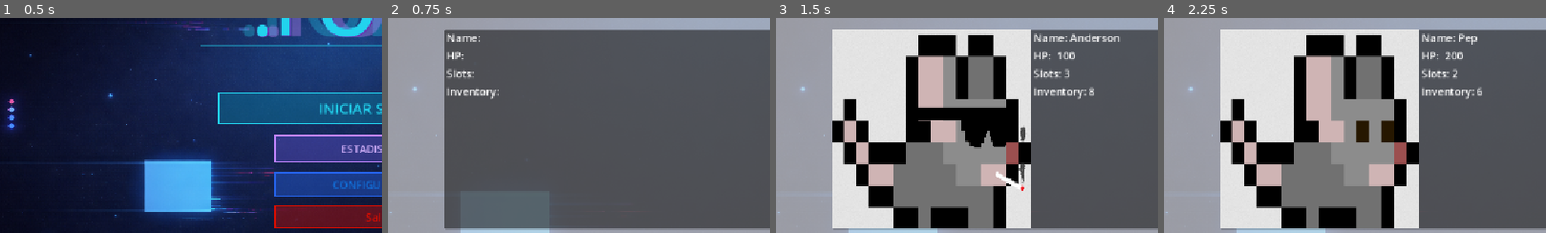
Above: before the commit, frames 1-4 (left to right).
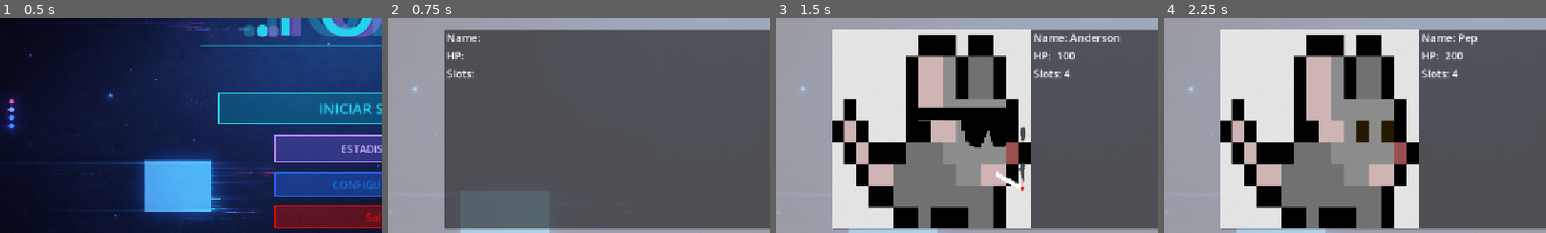
Above: after the commit, the same moments.

Repository: Anderson-Jimenez/-fork
Game: Godot game, scene res://scenes/menu.tscn
The game is run twice, just before and just after one commit, with the same random seed, the same clock (stepped at 60 frames per second) and the same inputs.
Inputs (mouse positions are % of the whole screen's width and height, from its top left):
- Up to frame 1 (0.5 s): no input
- Up to frame 2 (0.75 s): click "INICIAR SISTEMA" at 0.5 s
- Up to frame 3 (1.5 s): click (17, 18) at 1.25 s
- Up to frame 4 (2.25 s): click (34, 18) at 2 s
The pictures show only the part of the screen within x 3-53%, y 29-79%; the shares and areas given below are measured in that part.

Frame 1 is identical in both runs. In frame 2, 0.3% of the frame differs, in the area x 15-29%, y 32-38%; in frame 3, 0.4%; in frame 4, 0.4%, in the area x 67-84%, y 23-38%.

Commit message:
inventario hecho

Diff:
--- a/autoloads/characterStats.gd
+++ b/autoloads/characterStats.gd
@@ -3,9 +3,8 @@
 var nameChar;
 var hp;
 var maxHp;
-var slots;
+var slots = [];
 var money=50
-var inv;
 var sprite;
 var cards = [];
 
@@ -13,8 +12,7 @@
 	nameChar=char["NAME"]
 	hp=int(char["HP"])
 	maxHp=int(char["HP"])
-	slots=int(char["SLOTS"])
-	inv=int(char["INV"])
+	slots=char["SLOTS"]
 	sprite=char["SPRITE"]
 	cards = char["CARDS"]
 
@@ -22,9 +20,8 @@
 	nameChar;
 	hp;
 	maxHp;
-	slots;
+	slots = [];
 	money=50;
-	inv;
 	sprite;
 	cards = [];
 
@@ -35,7 +32,6 @@
 		"MAX_HP": maxHp,
 		"SLOTS": slots,
 		"MONEY": money,
-		"INV": inv,
 		"SPRITE": sprite,
 		"CARDS": cards
 	}
--- a/scenes/character_selection.tscn
+++ b/scenes/character_selection.tscn
@@ -112,18 +112,6 @@
 text = "Slots:"
 
 [node name="Slots" type="RichTextLabel" parent="Panel2/HBoxContainer2/VBoxContainer/HBoxContainer4" unique_id=749038548]
-custom_minimum_size = Vector2(100, 0)
-layout_mode = 2
-fit_content = true
-
-[node name="HBoxContainer3" type="HBoxContainer" parent="Panel2/HBoxContainer2/VBoxContainer" unique_id=588955145]
-layout_mode = 2
-
-[node name="Label" type="Label" parent="Panel2/HBoxContainer2/VBoxContainer/HBoxContainer3" unique_id=155961992]
-layout_mode = 2
-text = "Inventory:"
-
-[node name="Inventori" type="RichTextLabel" parent="Panel2/HBoxContainer2/VBoxContainer/HBoxContainer3" unique_id=727868465]
 custom_minimum_size = Vector2(100, 0)
 layout_mode = 2
 fit_content = true
--- a/scenes/inventary.tscn
+++ b/scenes/inventary.tscn
@@ -7,6 +7,20 @@
 
 [sub_resource type="LabelSettings" id="LabelSettings_fg286"]
 font_size = 28
+
+[sub_resource type="StyleBoxFlat" id="StyleBoxFlat_8m5ol"]
+bg_color = Color(0.5921838, 0.54321235, 0.55162406, 0.6156863)
+border_width_left = 2
+border_width_top = 2
+border_width_right = 2
+border_width_bottom = 2
+corner_radius_top_left = 2
+corner_radius_top_right = 2
+corner_radius_bottom_right = 2
+corner_radius_bottom_left = 2
+
+[sub_resource type="StyleBoxFlat" id="StyleBoxFlat_gqg4k"]
+bg_color = Color(0.63529414, 0.5921569, 0.56078434, 0.61960787)
 
 [node name="Inventary" type="Node" unique_id=1537500108]
 script = ExtResource("1_fg286")
@@ -18,6 +32,15 @@
 grow_horizontal = 2
 grow_vertical = 2
 color = Color(0, 0.16, 0.11733333, 1)
+
+[node name="Character" type="TextureRect" parent="ColorRect" unique_id=2087898592]
+layout_mode = 0
+offset_left = 470.0
+offset_top = 169.0
+offset_right = 677.0
+offset_bottom = 276.0
+expand_mode = 2
+stretch_mode = 6
 
 [node name="Label" type="Label" parent="ColorRect" unique_id=1033913147]
 layout_mode = 1
@@ -64,6 +87,21 @@
 offset_bottom = -0.1760025
 color = Color(0.14999998, 1, 0, 0.1882353)
 metadata/_edit_use_anchors_ = true
+
+[node name="Label" type="Label" parent="ColorRect/Objects" unique_id=631175170]
+layout_mode = 1
+anchors_preset = 8
+anchor_left = 0.5
+anchor_top = 0.5
+anchor_right = 0.5
+anchor_bottom = 0.5
+offset_left = -87.0
+offset_top = -11.5
+offset_right = 87.0
+offset_bottom = 11.5
+grow_horizontal = 2
+grow_vertical = 2
+text = "en desarrollo (objetos)"
 
 [node name="Slot1" type="ColorRect" parent="ColorRect" unique_id=1759159823]
 layout_mode = 1
@@ -78,6 +116,20 @@
 offset_bottom = 0.09597778
 color = Color(0.9833336, 0, 1, 0.39215687)
 
+[node name="cardN" type="Label" parent="ColorRect/Slot1" unique_id=1061412214]
+layout_mode = 1
+anchors_preset = 8
+anchor_left = 0.5
+anchor_top = 0.5
+anchor_right = 0.5
+anchor_bottom = 0.5
+offset_left = -20.0
+offset_top = -11.5
+offset_right = 20.0
+offset_bottom = 11.5
+grow_horizontal = 2
+grow_vertical = 2
+
 [node name="Slot2" type="ColorRect" parent="ColorRect" unique_id=1884797404]
 layout_mode = 1
 anchors_preset = -1
@@ -91,6 +143,20 @@
 offset_bottom = 0.09597778
 color = Color(0.9843137, 0, 1, 0.39215687)
 
+[node name="cardN" type="Label" parent="ColorRect/Slot2" unique_id=1566913227]
+layout_mode = 1
+anchors_preset = 8
+anchor_left = 0.5
+anchor_top = 0.5
+anchor_right = 0.5
+anchor_bottom = 0.5
+offset_left = -20.0
+offset_top = -11.5
+offset_right = 20.0
+offset_bottom = 11.5
+grow_horizontal = 2
+grow_vertical = 2
+
 [node name="Slot3" type="ColorRect" parent="ColorRect" unique_id=1838141618]
 layout_mode = 1
 anchors_preset = -1
@@ -104,7 +170,21 @@
 offset_bottom = 0.09597778
 color = Color(0.9843137, 0, 1, 0.39215687)
 
-[node name="Slot4" type="ColorRect" parent="ColorRect" unique_id=408847460]
+[node name="cardN" type="Label" parent="ColorRect/Slot3" unique_id=790186408]
+layout_mode = 1
+anchors_preset = 8
+anchor_left = 0.5
+anchor_top = 0.5
+anchor_right = 0.5
+anchor_bottom = 0.5
+offset_left = -20.0
+offset_top = -11.5
+offset_right = 20.0
+offset_bottom = 11.5
+grow_horizontal = 2
+grow_vertical = 2
+
+[node name="cardN" type="ColorRect" parent="ColorRect" unique_id=408847460]
 layout_mode = 1
 anchors_preset = -1
 anchor_left = 0.786
@@ -132,30 +212,29 @@
 theme_override_styles/normal = SubResource("StyleBoxFlat_fg286")
 text = "Next"
 
-[node name="Character" type="ColorRect" parent="ColorRect" unique_id=1985071903]
-layout_mode = 1
-anchors_preset = -1
-anchor_left = 0.411
-anchor_top = 0.26200002
-anchor_right = 0.58400005
-anchor_bottom = 0.39800003
-offset_left = -0.47201538
-offset_top = 0.2239685
-offset_right = 0.2319336
-offset_bottom = 0.09597778
-color = Color(0, 0, 0, 1)
-
 [node name="SelectedCard" type="ColorRect" parent="ColorRect" unique_id=59701641]
-layout_mode = 1
-anchors_preset = -1
-anchor_left = 0.7248264
-anchor_top = 0.47067901
-anchor_right = 0.8700694
-anchor_bottom = 0.8752716
-offset_right = -0.3199997
-offset_bottom = -0.1760025
+custom_minimum_size = Vector2(150, 250)
+layout_mode = 1
+anchors_preset = -1
+anchor_left = 0.73
+anchor_top = 0.5
+anchor_right = 0.855
+anchor_bottom = 0.874
 color = Color(0.9843137, 0, 1, 0.39215687)
-metadata/_edit_use_anchors_ = true
+
+[node name="cInfo" type="Label" parent="ColorRect/SelectedCard" unique_id=1518213855]
+layout_mode = 1
+anchors_preset = 8
+anchor_left = 0.5
+anchor_top = 0.5
+anchor_right = 0.5
+anchor_bottom = 0.5
+offset_left = -20.0
+offset_top = -11.5
+offset_right = 20.0
+offset_bottom = 11.5
+grow_horizontal = 2
+grow_vertical = 2
 
 [node name="Inventory" type="ColorRect" parent="ColorRect" unique_id=262736647]
 layout_mode = 1
@@ -190,58 +269,73 @@
 grow_horizontal = 2
 grow_vertical = 2
 
-[node name="MoveToSlot1" type="ColorRect" parent="ColorRect" unique_id=757506174]
-layout_mode = 1
-anchors_preset = -1
-anchor_left = 0.88734937
-anchor_top = 0.59131396
-anchor_right = 0.96834934
-anchor_bottom = 0.65231425
-offset_left = -0.22644043
-offset_top = -0.17144775
-offset_right = 0.46154785
-offset_bottom = 0.30047607
-color = Color(0.3, 0.3, 0.3, 1)
-metadata/_edit_use_anchors_ = true
-
-[node name="MoveToSlot2" type="ColorRect" parent="ColorRect" unique_id=1277400110]
-layout_mode = 1
-anchors_preset = -1
-anchor_left = 0.8868681
-anchor_top = 0.66482735
-anchor_right = 0.96886814
-anchor_bottom = 0.72682726
-offset_left = 0.3279419
-offset_top = 0.19198608
-offset_right = -0.1361084
-offset_bottom = 0.015930176
-color = Color(0.3, 0.3, 0.3, 1)
-metadata/_edit_use_anchors_ = true
-
-[node name="MoveToSlot3" type="ColorRect" parent="ColorRect" unique_id=2034037064]
-layout_mode = 1
-anchors_preset = -1
-anchor_left = 0.8871043
-anchor_top = 0.7392717
-anchor_right = 0.96910423
-anchor_bottom = 0.8012716
-offset_left = 0.055908203
-offset_top = -0.048034668
-offset_right = -0.40808105
-offset_bottom = -0.22399902
-color = Color(0.3, 0.3, 0.3, 1)
-metadata/_edit_use_anchors_ = true
-
-[node name="MoveToSlot4" type="ColorRect" parent="ColorRect" unique_id=358230569]
-layout_mode = 1
-anchors_preset = -1
-anchor_left = 0.8871528
-anchor_top = 0.8132716
-anchor_right = 0.96902776
-anchor_bottom = 0.8752716
-offset_right = -0.3199463
-offset_bottom = -0.17602539
-color = Color(0.3, 0.3, 0.3, 1)
-metadata/_edit_use_anchors_ = true
+[node name="MoveToSlot1" type="Button" parent="ColorRect" unique_id=45944734]
+layout_mode = 1
+anchors_preset = -1
+anchor_left = 0.92800003
+anchor_top = 0.62200004
+anchor_right = 0.92800003
+anchor_bottom = 0.62200004
+offset_left = -47.05603
+offset_top = -20.05603
+offset_right = 46.94397
+offset_bottom = 19.94397
+theme_override_font_sizes/font_size = 12
+theme_override_styles/normal = SubResource("StyleBoxFlat_8m5ol")
+theme_override_styles/normal_mirrored = SubResource("StyleBoxFlat_gqg4k")
+text = "Assignar Slot 1"
+
+[node name="MoveToSlot2" type="Button" parent="ColorRect" unique_id=1432002336]
+layout_mode = 1
+anchors_preset = -1
+anchor_left = 0.92800003
+anchor_top = 0.69600004
+anchor_right = 0.92800003
+anchor_bottom = 0.69600004
+offset_left = -47.05603
+offset_top = -20.008026
+offset_right = 46.94397
+offset_bottom = 19.991974
+theme_override_font_sizes/font_size = 12
+theme_override_styles/normal = SubResource("StyleBoxFlat_8m5ol")
+theme_override_styles/normal_mirrored = SubResource("StyleBoxFlat_gqg4k")
+text = "Assignar Slot 2"
+
+[node name="MoveToSlot3" type="Button" parent="ColorRect" unique_id=1977068074]
+layout_mode = 1
+anchors_preset = -1
+anchor_left = 0.92800003
+anchor_top = 0.77000004
+anchor_right = 0.92800003
+anchor_bottom = 0.77000004
+offset_left = -47.05603
+offset_top = -19.960022
+offset_right = 47.94397
+offset_bottom = 20.039978
+theme_override_font_sizes/font_size = 12
+theme_override_styles/normal = SubResource("StyleBoxFlat_8m5ol")
+theme_override_styles/normal_mirrored = SubResource("StyleBoxFlat_gqg4k")
+text = "Assignar Slot 3
+"
+
+[node name="MoveToSlot4" type="Button" parent="ColorRect" unique_id=847828768]
+layout_mode = 1
+anchors_preset = -1
+anchor_left = 0.92800003
+anchor_top = 0.84400004
+anchor_right = 0.92800003
+anchor_bottom = 0.84400004
+offset_left = -47.05603
+offset_top = -19.912048
+offset_right = 46.94397
+offset_bottom = 20.087952
+theme_override_font_sizes/font_size = 12
+theme_override_styles/normal = SubResource("StyleBoxFlat_8m5ol")
+theme_override_styles/normal_mirrored = SubResource("StyleBoxFlat_gqg4k")
+text = "Assignar Slot 4"
 
 [connection signal="button_up" from="ColorRect/Button" to="." method="_on_button_button_up"]
+[connection signal="pressed" from="ColorRect/MoveToSlot1" to="." method="_on_move_to_slot_1_pressed"]
+[connection signal="pressed" from="ColorRect/MoveToSlot2" to="." method="_on_move_to_slot_2_pressed"]
+[connection signal="pressed" from="ColorRect/MoveToSlot3" to="." method="_on_move_to_slot_3_pressed"]
+[connection signal="pressed" from="ColorRect/MoveToSlot4" to="." method="_on_move_to_slot_4_pressed"]
--- a/scripts/cards.gd
+++ b/scripts/cards.gd
@@ -1,10 +1,19 @@
 extends Panel
+
+signal card_clicked(card_data) # para enviar una "señal" de q han clicado el componente
 
 @onready var CardName = $CardName
 @onready var CardType = $CardType
 @onready var CardDesc = $CardDesc
 
+var data = {}  # guardar datos en diccionario
+
 func setup(card_data):
+	data = card_data
 	CardName.text = card_data["NAME"]
 	CardType.text = card_data["TYPE"]
 	CardDesc.text = card_data["DESC"]
+
+func _gui_input(event):
+	if event is InputEventMouseButton and event.pressed:
+		card_clicked.emit(data)  #manda la señal para usarla y q se pueda enseñar la info donde queremos.
--- a/scripts/characterSelection.gd
+++ b/scripts/characterSelection.gd
@@ -13,8 +13,7 @@
 	"char1": {
 		"NAME": "Anderson",
 		"HP": "100",
-		"SLOTS": "3",
-		"INV": "8",
+		"SLOTS": [{}, {}, {}, {}],
 		"SPRITE": "res://images/test.png",
 		"CARDS": [
 			{"NAME": "Golpe fuerte", "TYPE": "ataque", "DESC": "Pega muy fuerte"},
@@ -26,8 +25,7 @@
 	"char2": {
 		"NAME": "Pep",
 		"HP": "200",
-		"SLOTS": "2",
-		"INV": "6",
+		"SLOTS": [{}, {}, {}, {}],
 		"SPRITE": "res://images/template.png",
 		"CARDS": [
 			{"NAME": "Golpe fuerte", "TYPE": "ataque", "DESC": "Pega muy fuerte"},
@@ -39,8 +37,7 @@
 	"char3": {
 		"NAME": "Luciano",
 		"HP": "50",
-		"SLOTS": "4",
-		"INV": "4",
+		"SLOTS": [{}, {}, {}, {}],
 		"SPRITE": "res://images/test.png",
 		"CARDS": [
 			{"NAME": "Golpe fuerte", "TYPE": "ataque", "DESC": "Pega muy fuerte"},
@@ -52,8 +49,7 @@
 	"char4": {
 		"NAME": "Aptyp",
 		"HP": "10",
-		"SLOTS": "4",
-		"INV": "10",
+		"SLOTS": [{}, {}, {}, {}],
 		"SPRITE": "res://images/template.png",
 		"CARDS": [
 			{"NAME": "Golpe fuerte", "TYPE": "ataque", "DESC": "Pega muy fuerte"},
@@ -65,8 +61,7 @@
 	"char5": {
 		"NAME": "lepepeyt",
 		"HP": "150",
-		"SLOTS": "3",
-		"INV": "0",
+		"SLOTS": [{}, {}, {}, {}],
 		"SPRITE": "res://images/test.png",
 		"CARDS": [
 			{"NAME": "Golpe fuerte", "TYPE": "ataque", "DESC": "Pega muy fuerte"},
@@ -82,8 +77,7 @@
 
 	CharName.text = selectedCharacter["NAME"]
 	CharHp.text = selectedCharacter["HP"]
-	CharSlots.text = selectedCharacter["SLOTS"]
-	CharInv.text = selectedCharacter["INV"]
+	CharSlots.text = "4"
 
 	Portrait.texture = load(selectedCharacter["SPRITE"])
 
--- a/scripts/inventary.gd
+++ b/scripts/inventary.gd
@@ -1,16 +1,58 @@
 extends Node
 
 @onready var CardContainer = $ColorRect/Inventory/HBoxContainer
+@onready var characterIdle = $ColorRect/Character
+@onready var slot1 = $ColorRect/Slot1/cardN
+@onready var slot2 = $ColorRect/Slot2/cardN
+@onready var slot3 = $ColorRect/Slot3/cardN
+@onready var slot4 = $ColorRect/Slot4/cardN
+@onready var selectedCard = $ColorRect/SelectedCard/cInfo
+
 var card_scene = preload("res://scenes/cardScene.tscn")
+
+var currentSelectedCard = {}
 
 func _ready():
 	var character = CharacterStats.getCharacter()
-	print(character)
 	for card in character["CARDS"]:
 		var card_node = card_scene.instantiate()
 		CardContainer.add_child(card_node)
 		card_node.setup(card)
+		card_node.card_clicked.connect(_on_card_clicked)
+	characterIdle.texture = load(character["SPRITE"])
+
 
 
 func _on_button_button_up() -> void:
 	GameManager.nextStage()
+
+func _on_card_clicked(card_data):
+	currentSelectedCard = card_data
+	selectedCard.text = card_data["NAME"] + "\n" + card_data["TYPE"] + "\n" + card_data["DESC"]
+
+
+#===================================================================#
+#               Assignacions de cartes a slots                      #
+#===================================================================#
+
+func _on_move_to_slot_1_pressed() -> void:
+	CharacterStats.slots[0] = currentSelectedCard
+	slot1.text = currentSelectedCard["NAME"]
+	print(CharacterStats.slots[0])
+
+
+func _on_move_to_slot_2_pressed() -> void:
+	CharacterStats.slots[1] = currentSelectedCard
+	slot2.text = currentSelectedCard["NAME"]
+	print(CharacterStats.slots[1])
+
+
+func _on_move_to_slot_3_pressed() -> void:
+	CharacterStats.slots[2] = currentSelectedCard
+	slot3.text = currentSelectedCard["NAME"]
+	print(CharacterStats.slots[2])
+
+func _on_move_to_slot_4_pressed() -> void:
+	CharacterStats.slots[3] = currentSelectedCard
+	slot4.text = currentSelectedCard["NAME"]
+	print(CharacterStats.slots[3])
